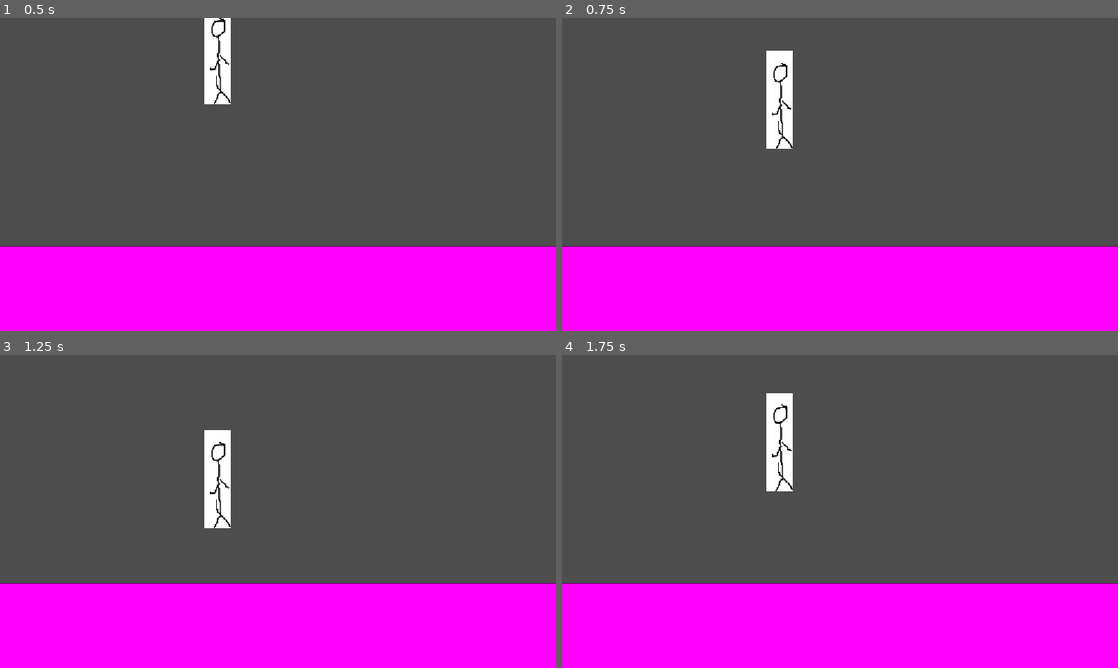
Above: before the commit, frames 1-4 (two rows, left to right).
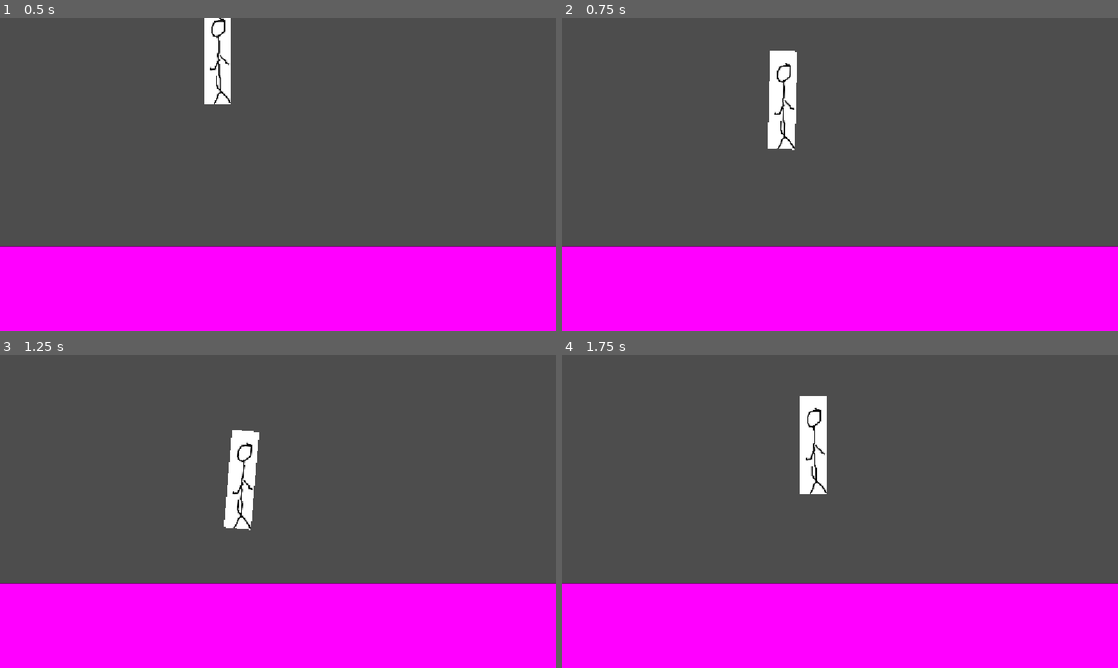
Above: after the commit, the same moments.

Repository: RishitJain-dev/PogoPheus
Game: Godot game, scene res://scenes/level.tscn
The game is run twice, just before and just after one commit, with the same random seed, the same clock (stepped at 60 frames per second) and the same inputs. The project has no main scene, so this scene is started directly.
Inputs:
- Up to frame 1 (0.5 s): no input
- Up to frame 2 (0.75 s): hold D (motion_right, bound only after the commit) from 0.53 s (still down)
- Up to frame 3 (1.25 s): keep holding D (motion_right, bound only after the commit)
- Up to frame 4 (1.75 s): release D (motion_right, bound only after the commit) at 1.28 s; hold A (motion_left, bound only after the commit) from 1.28 s (still down)

Frame 1 is identical in both runs. In frame 2, 0.7% of the frame differs, in the area x 36-43%, y 10-43%; in frame 3, 2.6%; in frame 4, 3.0%, in the area x 36-48%, y 12-45%.

Commit message:
motion improved

Diff:
--- a/project/project.godot
+++ b/project/project.godot
@@ -19,6 +19,19 @@
 window/stretch/mode="canvas_items"
 window/stretch/aspect="expand"
 
+[input]
+
+motion_left={
+"deadzone": 0.2,
+"events": [Object(InputEventKey,"resource_local_to_scene":false,"resource_name":"","device":-1,"window_id":0,"alt_pressed":false,"shift_pressed":false,"ctrl_pressed":false,"meta_pressed":false,"pressed":false,"keycode":0,"physical_keycode":65,"key_label":0,"unicode":97,"location":0,"echo":false,"script":null)
+]
+}
+motion_right={
+"deadzone": 0.2,
+"events": [Object(InputEventKey,"resource_local_to_scene":false,"resource_name":"","device":-1,"window_id":0,"alt_pressed":false,"shift_pressed":false,"ctrl_pressed":false,"meta_pressed":false,"pressed":false,"keycode":0,"physical_keycode":68,"key_label":0,"unicode":100,"location":0,"echo":false,"script":null)
+]
+}
+
 [physics]
 
 3d/physics_engine="Jolt Physics"
--- a/project/scenes/character.tscn
+++ b/project/scenes/character.tscn
@@ -8,6 +8,7 @@
 
 [node name="Character" type="CharacterBody2D" unique_id=143415643]
 script = ExtResource("1_agfs1")
+movement_speed = 80.0
 
 [node name="Sprite2D" type="Sprite2D" parent="." unique_id=778313102]
 position = Vector2(0, -100)
--- a/project/scripts/character.gd
+++ b/project/scripts/character.gd
@@ -3,9 +3,16 @@
 @export var spring_length: int = 100
 @export var spring_constant: int = 3.5
 @export var mass: int = 5
+@export var movement_speed: float = 40
+@export var max_speed: float = 900
 
-# Called when the node enters the scene tree for the first time.
+
+func is_positive(num: int) ->bool:
+	return num >= 0
 func _physics_process(delta: float) -> void:
+	#y axis
+	var velocity_initial: int = velocity.y
+	#basic pogo bouncing
 	var space_state = get_world_2d().direct_space_state
 	var query = PhysicsRayQueryParameters2D.create(position, Vector2(0, 10000))
 	var result = space_state.intersect_ray(query)
@@ -13,10 +20,32 @@
 		var vertical_distance_to_obstacle = absi(result.position.y-self.position.y)
 		if vertical_distance_to_obstacle <= spring_length:
 			var upward_force = spring_constant * absi((vertical_distance_to_obstacle-spring_length)) #compression
-			print("upward force: " + str(upward_force))
-			print("gravity force:" + str(9.81*mass))
-			var acceleration = upward_force/mass
+			var acceleration = cos(rotation)*upward_force/mass
 			velocity.y -= acceleration
-	velocity.y += 9.81
-	print(velocity.y)
+	velocity.y += 9.81 # gravity
+
+	# x axis
+
+
+	var control: float = Input.get_axis('motion_left', 'motion_right')
+	rotation_degrees += 10*control*delta
+	if absi(rotation_degrees) >= 15:
+		if rotation_degrees > 0:
+			rotation_degrees = 15
+		else:
+			rotation_degrees = -15
+	rotation_degrees = move_toward(rotation_degrees, 0, 3*delta)
+
+	velocity.x = sin(rotation) * 1000 * delta * movement_speed
+
+	#if velocity.x >= 0:
+		#velocity.x = velocity.x / 1.5
+		#velocity.x += control * movement_speed
+		#if velocity.x > max_speed:
+			#velocity.x = max_speed
+	#if velocity.x < 0:
+		#velocity.x = velocity.x / 1.5
+		#velocity.x += control * movement_speed
+		#if velocity.x < -max_speed:
+			#velocity.x = -max_speed
 	move_and_slide()
Renamed: project/scenes/pogo_spring.gd -> project/scripts/pogo_spring.gd
Renamed: project/scenes/pogo_spring.gd.uid -> project/scripts/pogo_spring.gd.uid
